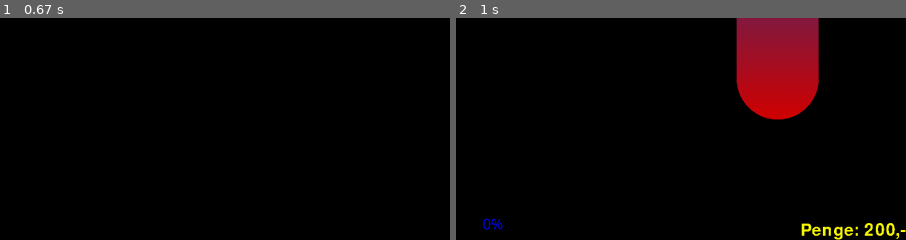
Above: before the commit, frames 1-2 (left to right).
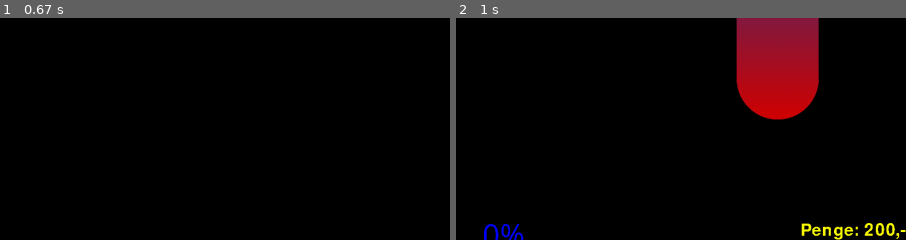
Above: after the commit, the same moments.

Repository: toke-dk/FIRE-game
Game: pygame game, started from main.py
Same seed, same stepped clock (60 frames per second), same inputs: the game is played once before the commit and once after it.
Inputs:
- Up to frame 1 (0.67 s): hold A from 0.33 s (still down)
- Up to frame 2 (1 s): release A at 0.87 s; hold S from 0.9 s (still down)
The pictures show only the part of the screen within x 50-100%, y 50-100%; the shares and areas given below are measured in that part.

Frame 1 is identical in both runs. In frame 2, 0.4% of the frame differs, in the area x 6-16%, y 90-100%.

Commit message:
changed percent font

Diff:
--- a/pygame_stuff/progress_bar.py
+++ b/pygame_stuff/progress_bar.py
@@ -7,7 +7,7 @@
     # dette er bare en test for at se om det virker
 
     pygame.font.init()
-    myfont = pygame.font.SysFont('Comic Sans MS', 30)
+    myfont = pygame.font.SysFont('Comic Sans MS', 60)
 
     loadedbar = pygame.image.load("Billeder/loadedbar.png")
     percent_color = (0,0,255)
